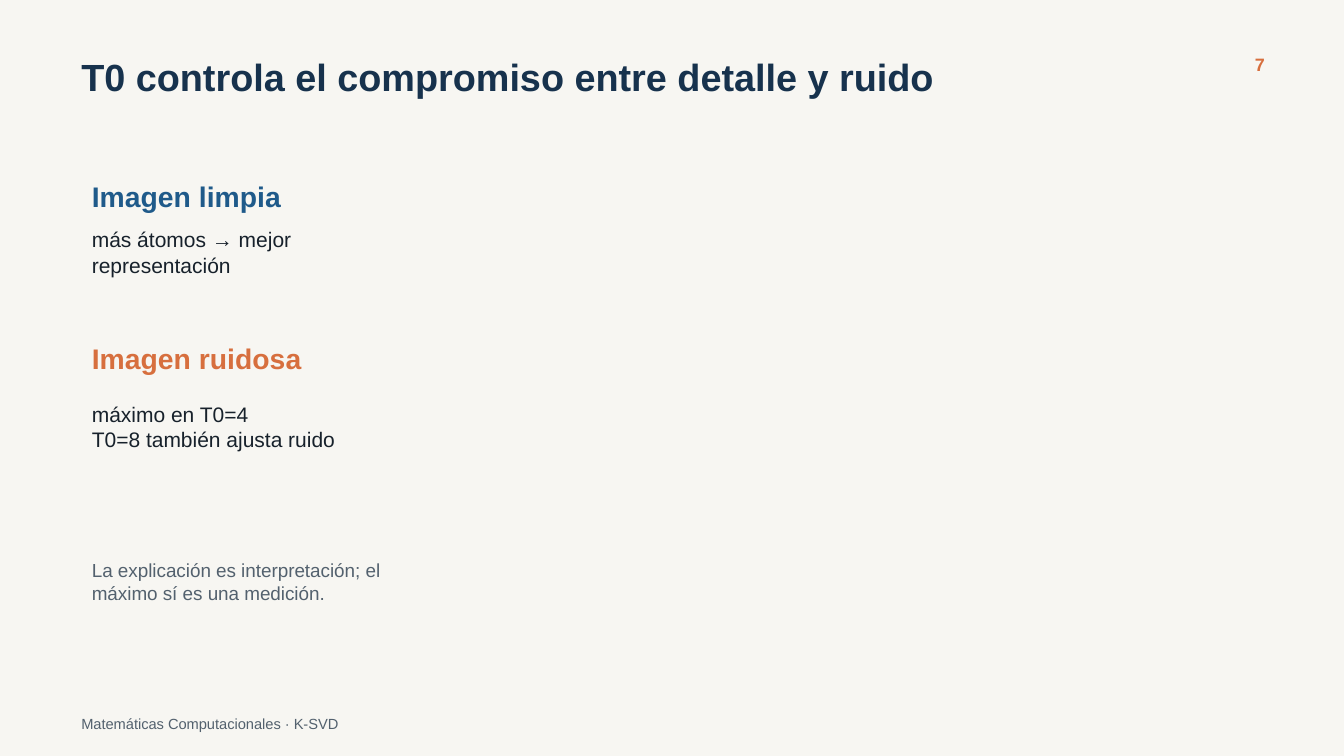
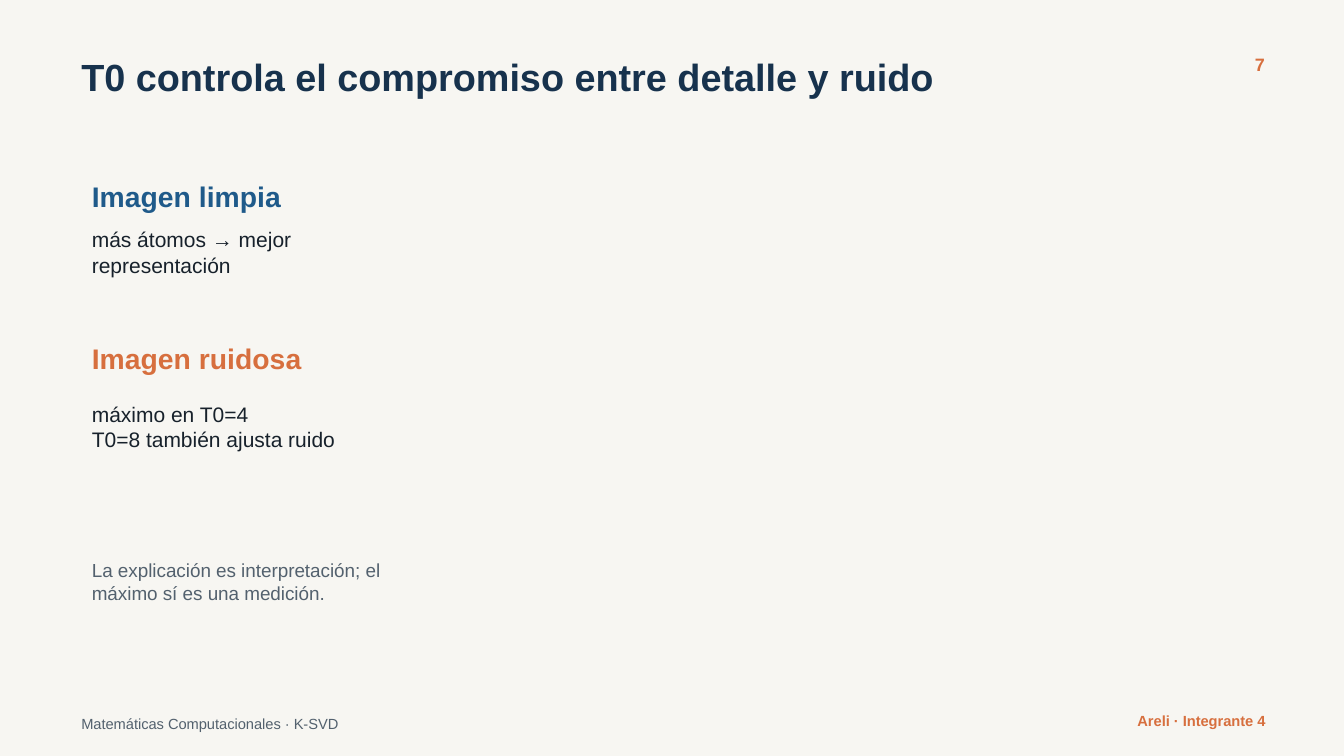
Before and after one commit to SarahVasquezM/ksvd-image-denoising, a slide deck: slide 7 of 04_final/presentacion_final.pptx. Drawn at 1344x756 pixels with LibreOffice and Linux fonts; fonts in the diff are those of the drawing. Boxes give left, top, right and bottom in pixels: in the first picture for what was removed or moved away, otherwise in the second. Text is boxed around its words. In the diff, an @@ line names an element or a change of style, - is before the commit and + after.

```diff
--- a/04_final/presentacion_final.pptx
+++ b/04_final/presentacion_final.pptx
@@ text added at bbox=[1137, 715, 1265, 729], 10.5 pt, text #D76F3E, bold @@
+Areli · Integrante 4
```
Also in this commit, not shown: 7 other slides changed, 20 other files.
